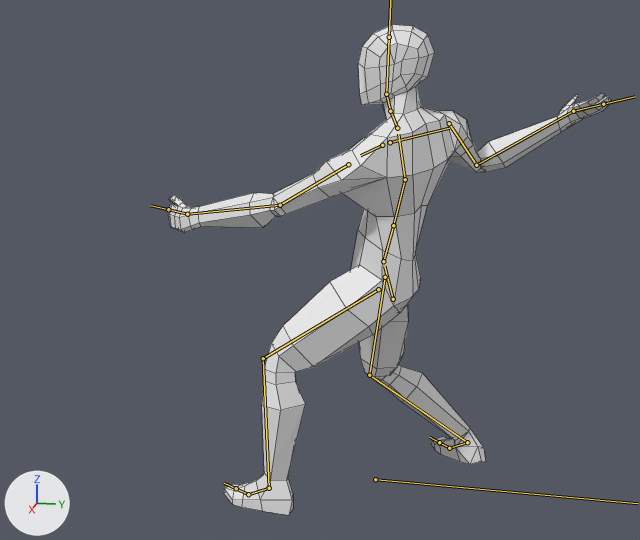
A saved change to the FBX model Assets/Graphics/Models/Characters/Basic/Human.fbx.
Before and after are seen from a 50 mm lens placed at (6.81, 0.88, 3.5), pointed at (0.16, -0.45, 1.83). The lights are fixed; the arrows at lower left show +X, +Y and +Z. Both versions are drawn at frame 5 of the action 'rig|Attack2'; the numbers are the values there. The bones that bend it are drawn over the model as lines. Mesh edges are drawn as thin lines.
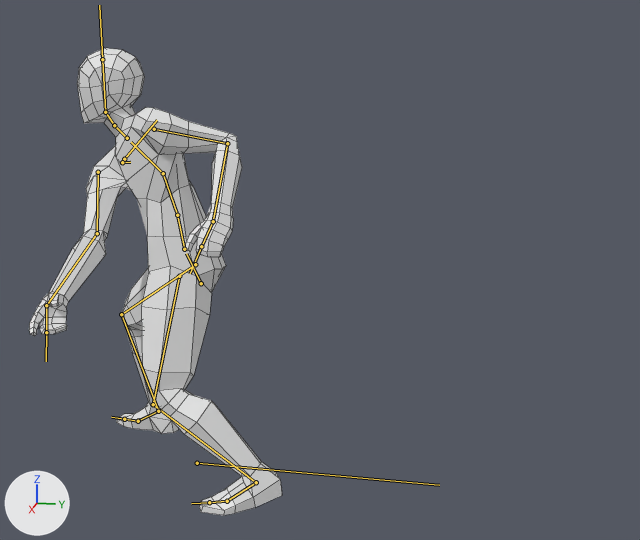
What the commit changed:
Bone 'root' (bone_root) moves from (0.0, 0.0, 0.0) to (0.0, -1.574, 0.0).
Bone 'DEF-spine' (bone_def_spine) moves from (-0.01, -0.512, 0.132) to (-0.009, -0.46, 0.148).
Bone 'DEF-spine' (bone_def_spine) turns from (0, 0, 0) to (11, 0, 0) degrees about its own x, y and z.
Bone 'DEF-spine.001' (bone_def_spine_001) turns from (-21, 0, 0) to (-7, 0, 2) degrees about its own x, y and z.
Bone 'DEF-spine.001' (bone_def_spine_001) is rescaled from (0.98, 1.05, 0.98) to (1.0, 1.01, 1.0).
Bone 'DEF-spine.002' (bone_def_spine_002) turns from (11, -10, -4) to (19, 10, 6) degrees about its own x, y and z.
Bone 'DEF-spine.003' (bone_def_spine_003) turns from (26, -28, -18) to (31, 31, 13) degrees about its own x, y and z.
Bone 'DEF-spine.003' (bone_def_spine_003) is rescaled from (1.02, 0.97, 1.02) to (1.0, 1.0, 1.0).
Bone 'DEF-spine.004' (bone_def_spine_004) turns from (-7, 21, -6) to (-25, -22, 8) degrees about its own x, y and z.
Bone 'DEF-head' (bone_def_head) turns from (-5, 21, 2) to (-23, -24, -2) degrees about its own x, y and z.
Bone 'DEF-upper_arm.L' (bone_def_upper_arm_l) moves from (0.047, 0.082, 0.104) to (0.043, 0.076, 0.097).
Bone 'DEF-upper_arm.L' (bone_def_upper_arm_l) turns from (54, 3, 9) to (-39, 12, -13) degrees about its own x, y and z.
Bone 'DEF-upper_arm.L' (bone_def_upper_arm_l) is rescaled from (1.0, 1.0, 1.0) to (1.02, 0.97, 1.02).
Bone 'DEF-forearm.L' (bone_def_forearm_l) turns from (9, -5, 1) to (80, 2, -1) degrees about its own x, y and z.
Bone 'DEF-forearm.L' (bone_def_forearm_l) is rescaled from (1.0, 1.0, 1.0) to (1.0, 0.95, 1.05).
Bone 'DEF-hand.L' (bone_def_hand_l) turns from (31, -21, -22) to (21, -3, -4) degrees about its own x, y and z.
Bone 'DEF-hand.L' (bone_def_hand_l) is rescaled from (1.0, 1.0, 1.0) to (0.99, 1.03, 0.99).
Bone 'DEF-upper_arm.R' (bone_def_upper_arm_r) moves from (-0.01, -0.059, -0.12) to (-0.028, -0.074, 0.277).
Bone 'DEF-upper_arm.R' (bone_def_upper_arm_r) turns from (24, 12, 2) to (45, -48, 25) degrees about its own x, y and z.
Bone 'DEF-forearm.R' (bone_def_forearm_r) turns from (-23, 72, -116) to (11, 9, -2) degrees about its own x, y and z.
Bone 'DEF-hand.R' (bone_def_hand_r) turns from (21, 32, -18) to (-17, 29, -3) degrees about its own x, y and z.
Bone 'DEF-thigh.L' (bone_def_thigh_l) turns from (-54, 1, 3) to (-16, 0, -3) degrees about its own x, y and z.
Bone 'DEF-shin.L' (bone_def_shin_l) turns from (50, -1, 0) to (52, 1, 0) degrees about its own x, y and z.
Bone 'DEF-foot.L' (bone_def_foot_l) turns from (8, 14, 24) to (-46, -8, -1) degrees about its own x, y and z.
Bone 'DEF-thigh.R' (bone_def_thigh_r) turns from (-8, 0, 2) to (-61, -2, -3) degrees about its own x, y and z.
Bone 'DEF-thigh.R' (bone_def_thigh_r) is rescaled from (1.01, 0.98, 1.01) to (1.01, 0.97, 1.01).
Bone 'DEF-shin.R' (bone_def_shin_r) turns from (59, -1, 0) to (57, 2, 0) degrees about its own x, y and z.
Bone 'DEF-shin.R' (bone_def_shin_r) is rescaled from (1.0, 0.97, 1.03) to (1.0, 0.96, 1.04).
Bone 'DEF-foot.R' (bone_def_foot_r) turns from (-49, 30, 8) to (-6, 2, 10) degrees about its own x, y and z.
Bone 'DEF-foot.R' (bone_def_foot_r) is rescaled from (1.0, 0.99, 1.01) to (0.99, 0.99, 1.02).

Location of each change, [x1, y1, x2, y2] in pixels of the pictures (640 x 540 px):
'Cube', posed (43% narrower): before [168, 25, 611, 515]; after [29, 48, 282, 515]
bone 'root', root to tip: before (375, 479) to (638, 503); after (197, 463) to (439, 485)
bone 'DEF-spine', root to tip: before (393, 299) to (384, 266); after (201, 283) to (186, 253)
bone 'DEF-spine.001', root to tip: before (383, 261) to (393, 225); after (184, 249) to (177, 215)
bone 'DEF-spine.002', root to tip: before (393, 225) to (405, 179); after (177, 215) to (163, 173)
bone 'DEF-spine.003', root to tip: before (405, 179) to (398, 134); after (163, 173) to (131, 142)
bone 'DEF-spine.004', root to tip: before (397, 128) to (390, 111); after (127, 138) to (114, 125)
bone 'DEF-head', root to tip: before (386, 94) to (389, 37); after (105, 112) to (102, 59)
bone 'DEF-upper_arm.L', root to tip: before (348, 164) to (280, 205); after (154, 129) to (227, 143)
bone 'DEF-forearm.L', root to tip: before (280, 205) to (187, 214); after (227, 143) to (213, 221)
bone 'DEF-hand.L', root to tip: before (187, 214) to (168, 209); after (213, 221) to (201, 246)
bone 'DEF-upper_arm.R', root to tip: before (449, 123) to (476, 165); after (98, 172) to (97, 233)
bone 'DEF-forearm.R', root to tip: before (476, 165) to (573, 111); after (97, 233) to (46, 305)
bone 'DEF-hand.R', root to tip: before (573, 111) to (603, 104); after (46, 305) to (46, 332)
bone 'DEF-thigh.L', root to tip: before (378, 289) to (263, 358); after (179, 276) to (153, 404)
bone 'DEF-shin.L', root to tip: before (263, 358) to (269, 488); after (153, 404) to (256, 482)
bone 'DEF-foot.L', root to tip: before (269, 488) to (248, 494); after (256, 482) to (227, 501)
bone 'DEF-thigh.R', root to tip: before (385, 277) to (369, 375); after (195, 264) to (121, 314)
bone 'DEF-shin.R', root to tip: before (369, 375) to (467, 442); after (121, 314) to (158, 411)
bone 'DEF-foot.R', root to tip: before (467, 442) to (449, 448); after (158, 411) to (138, 421)
